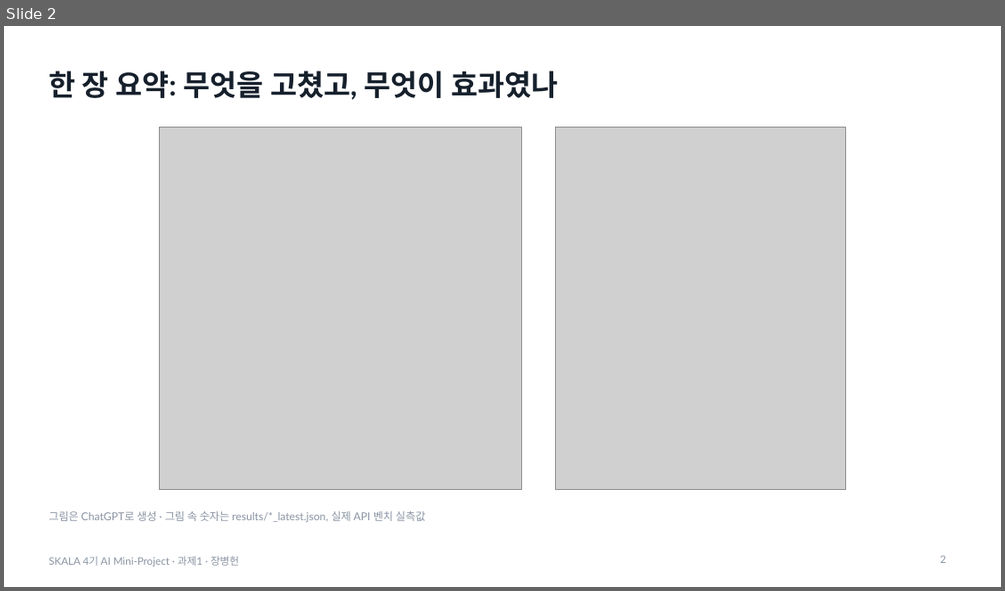
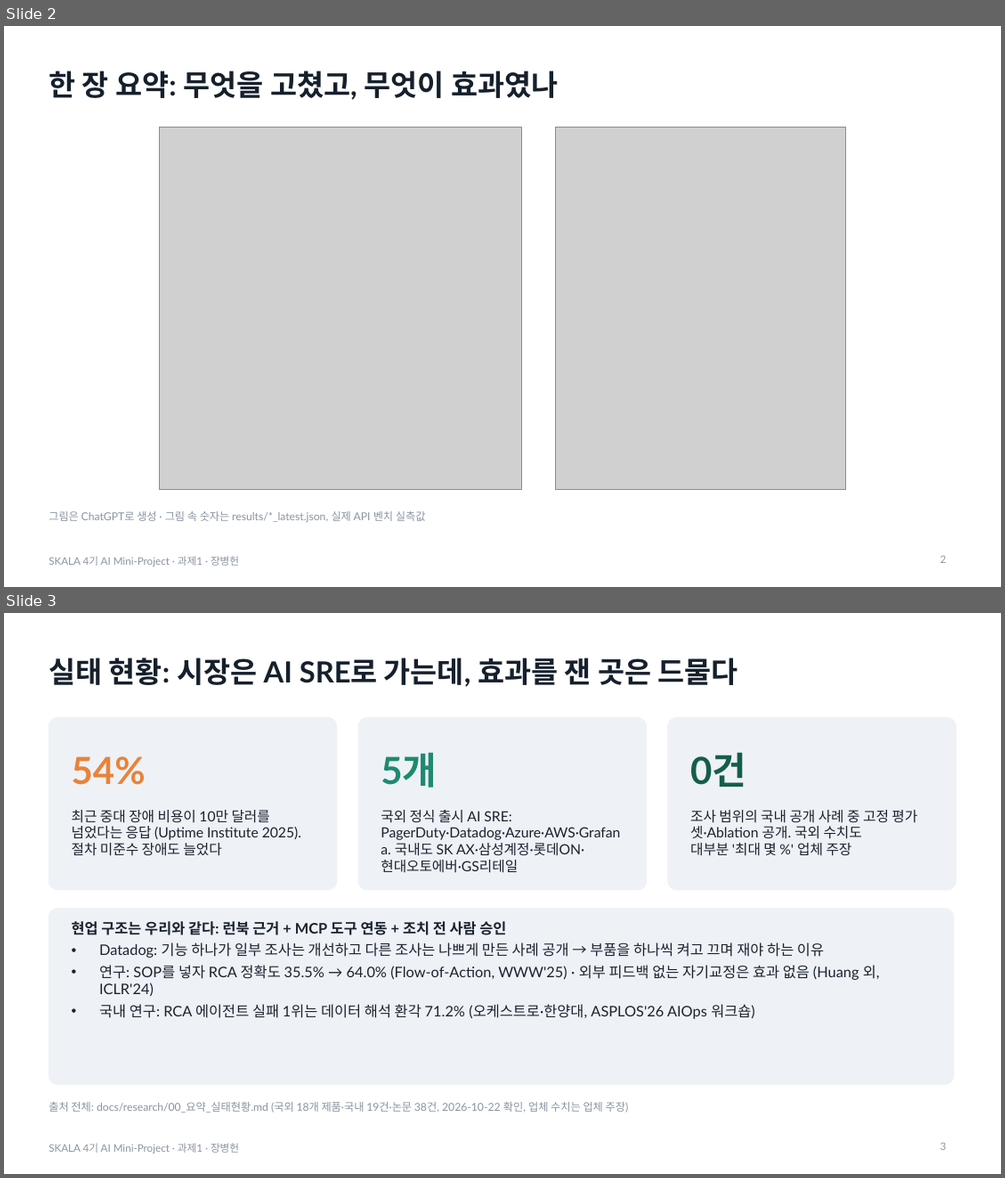
Before and after one commit to jang961111-hash/incident-agent-ablation, a slide deck: deck/incident-agent-ablation.pptx. Shown one above the other, each under a label of ours: slide 2 before the commit, slides 2 and 3 after it. The pictures are 1005x591 and 1005x1178 pixels, drawn with LibreOffice and Linux fonts; fonts in the diff are those of the drawing; grey boxes stand for pictures. Boxes give left, top, right and bottom in pixels: in the first picture for what was removed or moved away, otherwise in the second. Text is boxed around its words. In the diff, an @@ line names an element or a change of style, - is before the commit and + after.

```diff
--- a/deck/incident-agent-ablation.pptx
+++ b/deck/incident-agent-ablation.pptx
@@ slide 3 added at box(4, 613, 1001, 1174), background #FFFFFF; not listed: 1 template element that a slide beside it also shows @@
@@ title added at box(48, 657, 738, 687), 28 pt, text #16202C, bold @@
+실태 현황: 시장은 AI SRE로 가는데, 효과를 잰 곳은 드물다
@@ rounded rectangle added at box(48, 718, 337, 890), fill #EEF2F6, outline #EEF2F6 1 pt @@
@@ rounded rectangle added at box(358, 718, 647, 890), fill #EEF2F6, outline #EEF2F6 1 pt @@
@@ rounded rectangle added at box(668, 718, 956, 890), fill #EEF2F6, outline #EEF2F6 1 pt @@
@@ text added at box(72, 756, 146, 785), 36 pt, text #E8833A, bold @@
+54%
@@ text added at box(380, 752, 437, 787), 36 pt, text #1F8A70, bold @@
+5개
@@ text added at box(690, 752, 746, 787), 36 pt, text #155E4B, bold @@
+0건
@@ text added at box(72, 810, 301, 856), 13.5 pt, text #1A2230 @@
+최근 중대 장애 비용이 10만 달러를 넘었다는 응답 (Uptime Institute 2025). 절차 미준수 장애도 늘었다
@@ text added at box(380, 810, 620, 873), 13.5 pt, text #1A2230 @@
+국외 정식 출시 AI SRE: PagerDuty·Datadog·Azure·AWS·Grafana. 국내도 SK AX·삼성계정·롯데ON·현대오토에버·GS리테일
@@ text added at box(690, 810, 917, 856), 13.5 pt, text #1A2230 @@
+조사 범위의 국내 공개 사례 중 고정 평가셋·Ablation 공개. 국외 수치도 대부분 '최대 몇 %' 업체 주장
@@ rounded rectangle added at box(48, 908, 954, 1084), fill #EEF2F6, outline #EEF2F6 1 pt @@
@@ text added at box(72, 921, 880, 1019), 14 pt, text #1A2230 @@
+현업 구조는 우리와 같다: 런북 근거 + MCP 도구 연동 + 조치 전 사람 승인
+• Datadog: 기능 하나가 일부 조사는 개선하고 다른 조사는 나쁘게 만든 사례 공개 → 부품을 하나씩 켜고 끄며 재야 하는 이유
+• 연구: SOP를 넣자 RCA 정확도 35.5% → 64.0% (Flow-of-Action, WWW'25) · 외부 피드백 없는 자기교정은 효과 없음 (Huang 외, ICLR'24)
+• 국내 연구: RCA 에이전트 실패 1위는 데이터 해석 환각 71.2% (오케스트로·한양대, ASPLOS'26 AIOps 워크숍)
@@ text added at box(48, 1102, 629, 1112), 10.5 pt, text #8A94A3 @@
+출처 전체: docs/research/00_요약_실태현황.md (국외 18개 제품·국내 19건·논문 38건, 2026-10-22 확인, 업체 수치는 업체 주장)
@@ page number added at box(940, 1142, 947, 1150), 10 pt, text #8A94A3 @@
+3
```
Also in this commit, not shown: 3 slides changed, 2 other files.
